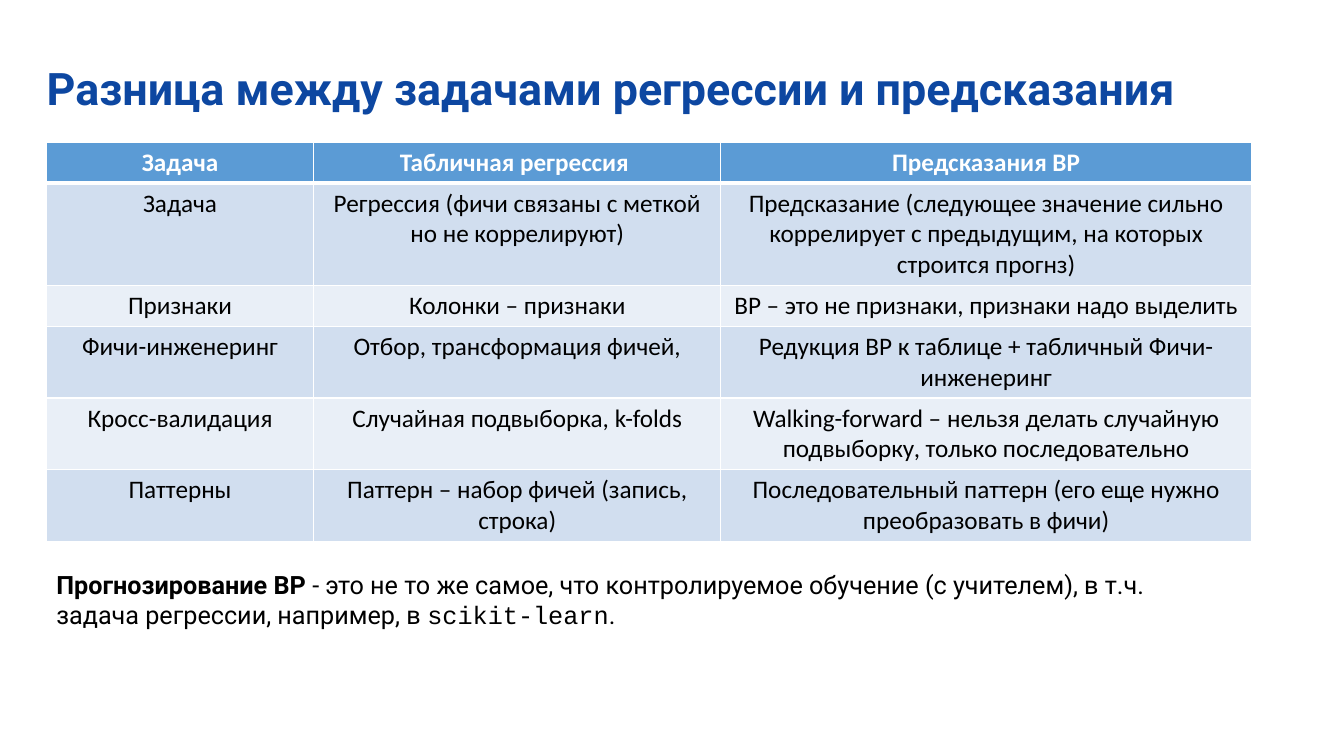
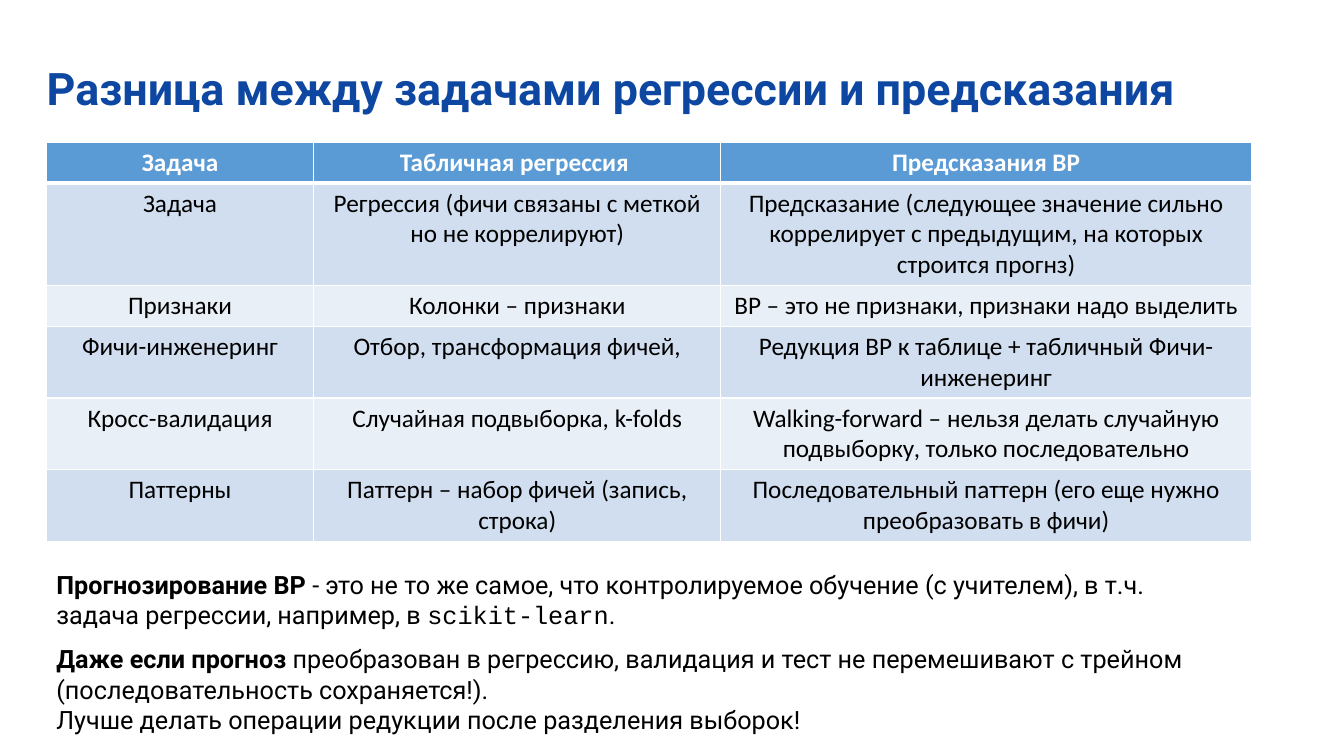
Before and after one commit to MVRonkin/TimeSeriesCourse, a slide deck: slide 13 of 2026/LEC/05-1 Методы машинного обучения для анализа ВР.pptx (slide 10 before the commit). Drawn at 1344x756 pixels with LibreOffice and Linux fonts; fonts in the diff are those of the drawing. Boxes give left, top, right and bottom in pixels: in the first picture for what was removed or moved away, otherwise in the second. Text is boxed around its words. In the diff, an @@ line names an element or a change of style, - is before the commit and + after.

```diff
--- a/2026/LEC/05-1 Методы машинного обучения для анализа ВР.pptx
+++ b/2026/LEC/05-1 Методы машинного обучения для анализа ВР.pptx
@@ text added at <box>56,649,1182,735</box>, 18 pt, text #000000 @@
+Даже если прогноз преобразован в регрессию, валидация и тест не перемешивают с трейном (последовательность сохраняется!).
+Лучше делать операции редукции после разделения выборок!
```
Also in this commit, not shown: 5 other slides changed, 4 slides added, 1 other file.
